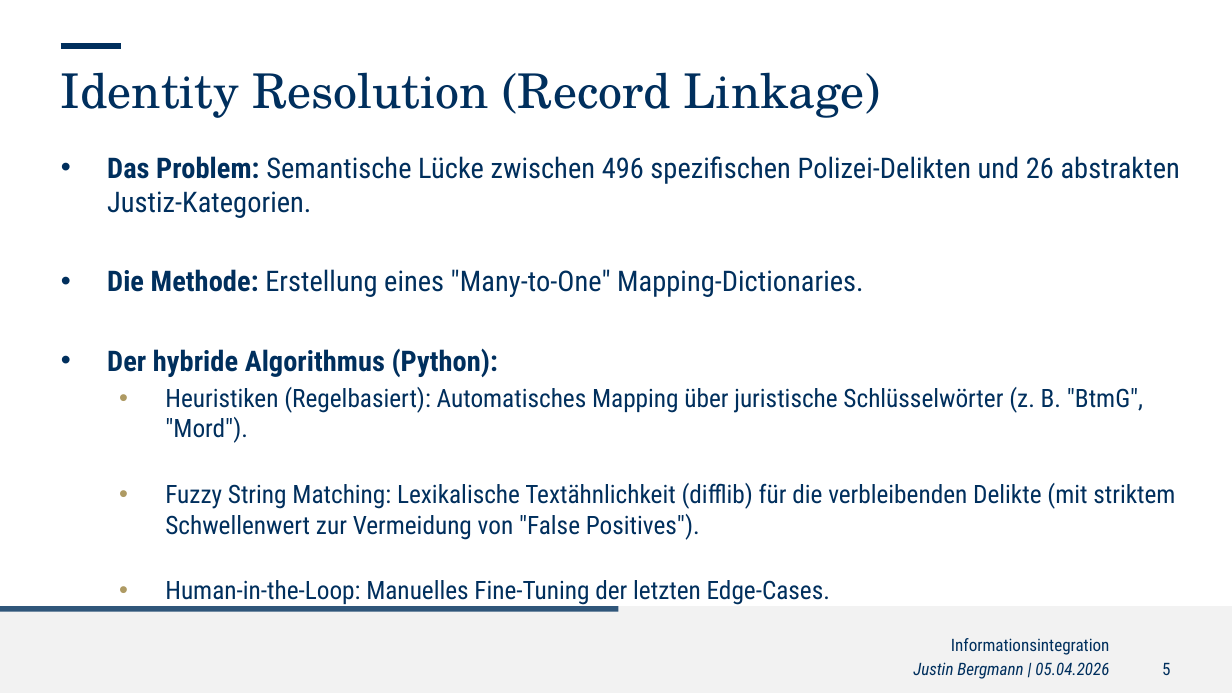
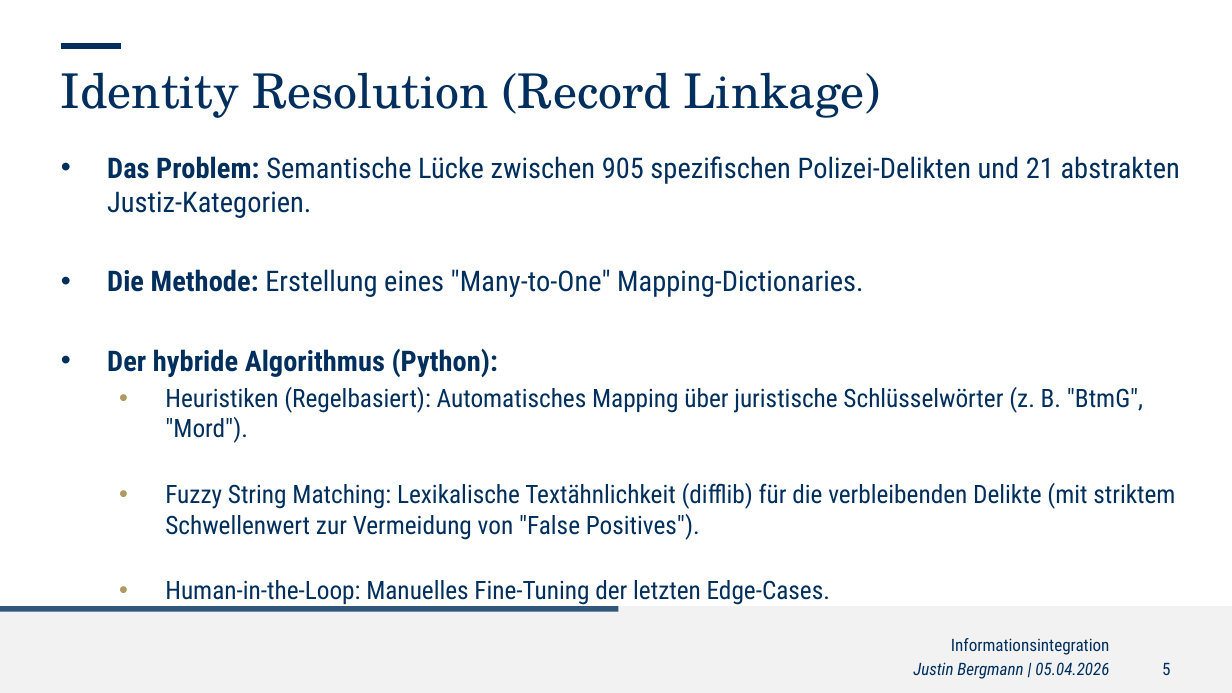
Before and after one commit to Smurado/kriminalstatistik-integration, a slide deck: slide 6 of Präsentation/Presentation1.pptx. Drawn at 1232x693 pixels with LibreOffice and Linux fonts; fonts in the diff are those of the drawing; background and template pictures are left out. Boxes give left, top, right and bottom in pixels: in the first picture for what was removed or moved away, otherwise in the second. Text is boxed around its words. In the diff, an @@ line names an element or a change of style, - is before the commit and + after.

```diff
--- a/Präsentation/Presentation1.pptx
+++ b/Präsentation/Presentation1.pptx
@@ text at (107, 156, 1180, 218): text changed @@
-• Das Problem: Semantische Lücke zwischen 496 spezifischen Polizei-Delikten und 26 abstrakten Justiz-Kategorien.
+• Das Problem: Semantische Lücke zwischen 905 spezifischen Polizei-Delikten und 21 abstrakten Justiz-Kategorien.
```
Also in this commit, not shown: 1 other slide changed, 6 other files.
